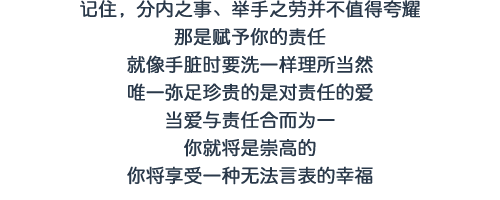
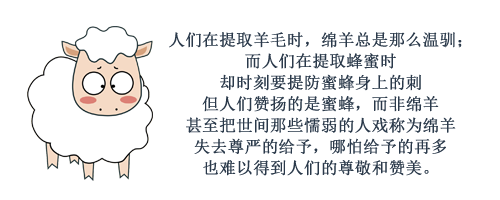
The second (500, 200) image is a revision of the first. Changes to its layers:
added layer "人们在提取羊毛时，绵羊总是那么温驯； 而人们在提取蜂蜜时 却时刻要提防蜜蜂身上的刺 但人们赞扬的是蜜蜂，而非绵羊 甚至把世间那" above "图层 4" over [169, 32, 462, 176]
added layer "图层 4" above "记住，分内之事、举手之劳并不值得夸耀 那是赋予你的责任 就像手脏时要洗一样理所当然 唯一弥足珍贵的是对责任的爱 当爱与责任合而" over [27, 26, 153, 181]
hid "记住，分内之事、举手之劳并不值得夸耀 那是赋予你的责任 就像手脏时要洗一样理所当然 唯一弥足珍贵的是对责任的爱 当爱与责任合而" over [80, 0, 420, 185]
